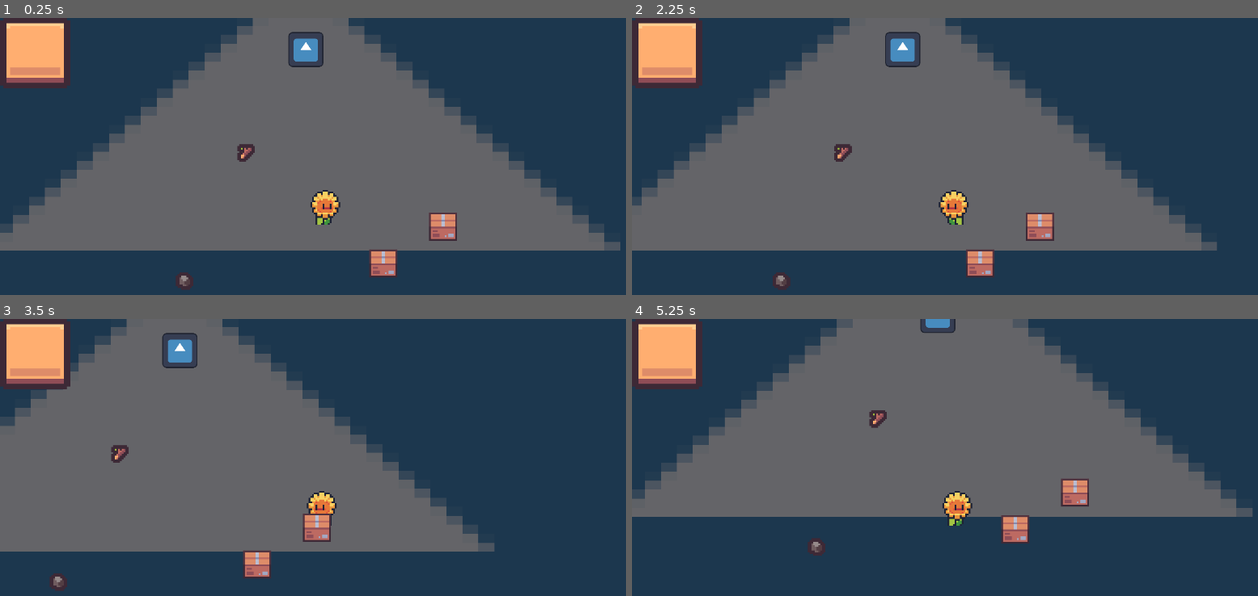
Above: before the commit, frames 1-4 (two rows, left to right).
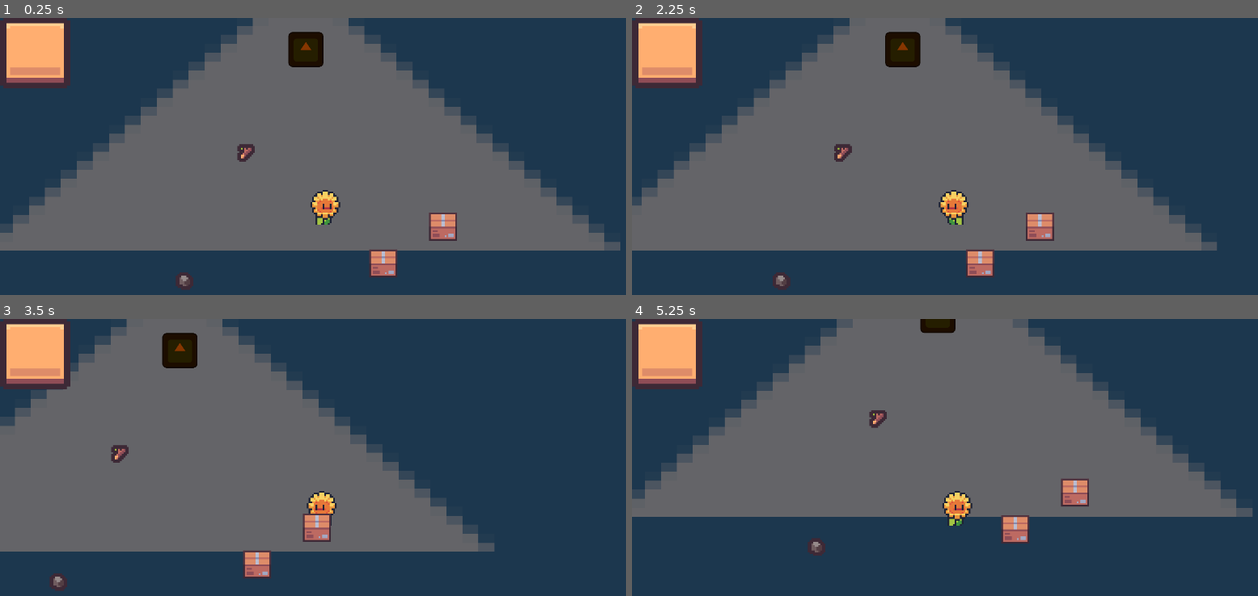
Above: after the commit, the same moments.

Repository: Alexoga9/Basura-Recolector
Game: Godot game, scene res://Escenarios/mundo.tscn
The game is run twice, just before and just after one commit, with the same random seed, the same clock (stepped at 60 frames per second) and the same inputs. The engine's default icon, where the game draws it, is replaced by a stand-in: a white triangle on a blue panel in a dark square. Sound files missing from this copy of the repository are replaced by a short silence.
Inputs (mouse positions are in pixels of both pictures, inside the frame that each line leads up to):
- Up to frame 1 (0.25 s): no input
- Up to frame 2 (2.25 s): tap Enter at 0.5, 2 s; drag from (1076, 225) to (813, 281) at 0.52 s; tap Space at 1.25 s; drag from (1013, 264) to (813, 281) at 1.27 s; move the mouse to (1020, 123) at 2.02 s; hold D (derecha) from 2.03 s (still down); tap Backspace at 2.1 s
- Up to frame 3 (3.5 s): release D (derecha) at 2.75 s; drag from (294, 584) to (118, 454) at 2.77 s
- Up to frame 4 (5.25 s): tap Space at 3.5, 3.77 s; move the mouse to (1151, 565) at 3.52 s; hold A (izquierda) 3.53-4.25 s; tap F at 3.6 s; drag from (763, 451) to (1076, 526) at 4.27 s; tap Enter at 5 s; move the mouse to (988, 507) at 5.02 s; hold S (abajo) from 5.03 s (still down); tap Z at 5.1 s; click (988, 507) at 5.17 s

The runs differ from the first frame. In frame 1, 0.7% of the frame differs, in the area x 46-52%, y 4-18%; in frame 2, 0.7%, in the area x 40-47%, y 4-18%; in frame 3, 0.7%; in frame 4, 0.3%.

Commit message:
Tienda
Empezado a hacer el tema de la tienda en la ui

Diff:
--- a/Entidades/Loot/loots/re_madera.tres
+++ b/Entidades/Loot/loots/re_madera.tres
@@ -1,12 +1,14 @@
 [gd_resource type="Resource" script_class="LootDefinicion" format=3 uid="uid://5k76mbciamak"]
 
 [ext_resource type="Script" uid="uid://dnu2r5yw53pto" path="res://Recursos/LootDefinicion.gd" id="1_hemhm"]
+[ext_resource type="AudioStream" uid="uid://dr7bho43atgf6" path="res://Assets/tornado audio.mp3" id="1_re0x1"]
 [ext_resource type="Texture2D" uid="uid://d0v6krou2ook8" path="res://Assets/Inventario/madera.png" id="2_re0x1"]
 
 [resource]
 script = ExtResource("1_hemhm")
 id = "madera"
 nombre = "madera"
+audio = ExtResource("1_re0x1")
 sprite = ExtResource("2_re0x1")
 cantidad_maxima = 2
 tipo_de_elemento = 1
--- a/Entidades/Loot/loots/rs_piedra.tres
+++ b/Entidades/Loot/loots/rs_piedra.tres
@@ -1,6 +1,6 @@
 [gd_resource type="Resource" script_class="LootDefinicion" format=3 uid="uid://dmky67t6umj3u"]
 
-[ext_resource type="PackedScene" uid="uid://cd6lygsc501ww" path="res://Entidades/Loot/Loot.tscn" id="1_hy68u"]
+[ext_resource type="AudioStream" uid="uid://dr7bho43atgf6" path="res://Assets/tornado audio.mp3" id="1_hy68u"]
 [ext_resource type="Script" uid="uid://dnu2r5yw53pto" path="res://Recursos/LootDefinicion.gd" id="2_tjehu"]
 [ext_resource type="Texture2D" uid="uid://d2w68k8llr4oi" path="res://Assets/Inventario/piedra.png" id="3_x1moo"]
 
@@ -8,8 +8,8 @@
 script = ExtResource("2_tjehu")
 id = "piedra"
 nombre = "piedra"
+audio = ExtResource("1_hy68u")
+sprite = ExtResource("3_x1moo")
+cantidad_maxima = 10
 valor = 1
-cantidad_maxima = 10
-escena = ExtResource("1_hy68u")
-sprite = ExtResource("3_x1moo")
 metadata/_custom_type_script = "uid://dnu2r5yw53pto"
--- /dev/null
+++ b/Entidades/Tienda/tienda.gd
@@ -0,0 +1,11 @@
+extends StaticBody2D
+
+
+func _on_trigger_jugador_body_entered(body):
+	if body.is_in_group("Jugador"):
+		pass # aqui se mostrara el menu de la tienda
+
+
+func _on_trigger_jugador_body_exited(body):
+	if body.is_in_group("Jugador"):
+		pass # aqui se cerrara el menu de la tienda
--- /dev/null
+++ b/Entidades/Tienda/tienda.tscn
@@ -0,0 +1,36 @@
+[gd_scene format=3 uid="uid://bujsrbbq0elhi"]
+
+[ext_resource type="Script" uid="uid://bai51lktwjuxh" path="res://Entidades/Tienda/tienda.gd" id="1_lvgju"]
+[ext_resource type="Texture2D" uid="uid://e7kokadv3aib" path="res://Assets/icon.svg" id="2_1ylso"]
+
+[sub_resource type="RectangleShape2D" id="RectangleShape2D_1wau7"]
+size = Vector2(19, 6)
+
+[sub_resource type="RectangleShape2D" id="RectangleShape2D_0bwxm"]
+size = Vector2(72, 60)
+
+[node name="Tienda" type="StaticBody2D" unique_id=578851082]
+collision_layer = 16
+collision_mask = 0
+script = ExtResource("1_lvgju")
+
+[node name="Sprite2D" type="Sprite2D" parent="." unique_id=1781763865]
+modulate = Color(0.5254902, 0.52156866, 0, 1)
+scale = Vector2(0.15625, 0.15625)
+texture = ExtResource("2_1ylso")
+
+[node name="CollisionShape2D" type="CollisionShape2D" parent="." unique_id=144946869]
+position = Vector2(0, 7)
+shape = SubResource("RectangleShape2D_1wau7")
+debug_color = Color(0.26880014, 0.2435346, 0.23927382, 0.41960785)
+
+[node name="Trigger Jugador" type="Area2D" parent="." unique_id=1733789509]
+collision_layer = 8
+collision_mask = 5
+
+[node name="CollisionShape2D" type="CollisionShape2D" parent="Trigger Jugador" unique_id=588954144]
+shape = SubResource("RectangleShape2D_0bwxm")
+debug_color = Color(0.4745098, 0.4509804, 0, 0.41960785)
+
+[connection signal="body_entered" from="Trigger Jugador" to="." method="_on_trigger_jugador_body_entered"]
+[connection signal="body_exited" from="Trigger Jugador" to="." method="_on_trigger_jugador_body_exited"]
--- a/Entidades/Trituradora/trituradora.tscn
+++ b/Entidades/Trituradora/trituradora.tscn
@@ -15,6 +15,7 @@
 script = ExtResource("1_we1hm")
 
 [node name="Sprite2D" type="Sprite2D" parent="." unique_id=1781763865]
+modulate = Color(0.52384555, 0.21306056, 9.62615e-08, 1)
 scale = Vector2(0.15625, 0.15625)
 texture = ExtResource("1_0bwxm")
 
@@ -29,5 +30,6 @@
 
 [node name="CollisionShape2D" type="CollisionShape2D" parent="Trigger Basura" unique_id=588954144]
 shape = SubResource("RectangleShape2D_0bwxm")
+debug_color = Color(0.4739082, 0.167575, 0, 0.41960785)
 
 [connection signal="body_entered" from="Trigger Basura" to="." method="_on_trigger_basura_body_entered"]
--- a/Escenarios/mundo.tscn
+++ b/Escenarios/mundo.tscn
@@ -15,6 +15,7 @@
 position = Vector2(583, 329.5)
 scale = Vector2(9.09375, 5.1328125)
 texture = ExtResource("1_lgngo")
+metadata/_edit_lock_ = true
 
 [node name="Jugador" parent="." unique_id=1030727379 instance=ExtResource("2_fw4w5")]
 position = Vector2(596, 315)
--- /dev/null
+++ b/UI/Tienda/tienda_ui.gd
@@ -0,0 +1,47 @@
+extends Control
+
+@export var precio_resistencia: int
+@export var precio_velocidadRecogida: int
+@export var precio_lanzamiento: int
+@export var precio_poderGolpe: int
+@export var precio_recuperacion: int
+@export var precio_rango: int
+
+
+# Called when the node enters the scene tree for the first time.
+func _ready():
+	pass # Replace with function body.
+
+
+# Called every frame. 'delta' is the elapsed time since the previous frame.
+func _process(delta):
+	pass
+
+
+func verificar_precio(precio:int):
+	if Dinero.dinero >= precio:
+		pass
+
+
+func _on_resistencia_de_energía_pressed():
+	verificar_precio(precio_resistencia)
+
+
+func _on_velocidad_de_recolección_pressed():
+	verificar_precio(precio_velocidadRecogida)
+
+
+func _on_poder_de_lanzamiento_pressed():
+	verificar_precio(precio_lanzamiento)
+
+
+func _on_poder_de_golpe_pressed():
+	verificar_precio(precio_poderGolpe)
+
+
+func _on_recuperación_de_energía_pressed():
+	verificar_precio(precio_recuperacion)
+
+
+func _on_rango_de_recogida_pressed():
+	verificar_precio(precio_rango)
--- /dev/null
+++ b/UI/Tienda/tienda_ui.tscn
@@ -0,0 +1,64 @@
+[gd_scene format=3 uid="uid://dkvpakp2qt8ii"]
+
+[ext_resource type="Script" uid="uid://culo1b5mj4hha" path="res://UI/Tienda/tienda_ui.gd" id="1_w7g51"]
+
+[node name="Tienda_UI" type="Control" unique_id=1496166086]
+layout_mode = 3
+anchors_preset = 15
+anchor_right = 1.0
+anchor_bottom = 1.0
+grow_horizontal = 2
+grow_vertical = 2
+script = ExtResource("1_w7g51")
+
+[node name="MarginContainer" type="MarginContainer" parent="." unique_id=511161932]
+layout_mode = 1
+anchors_preset = 15
+anchor_right = 1.0
+anchor_bottom = 1.0
+grow_horizontal = 2
+grow_vertical = 2
+theme_override_constants/margin_left = 50
+theme_override_constants/margin_top = 25
+theme_override_constants/margin_right = 50
+theme_override_constants/margin_bottom = 25
+
+[node name="VBoxContainer" type="VBoxContainer" parent="MarginContainer" unique_id=928642992]
+layout_mode = 2
+
+[node name="Resistencia de Energía" type="Button" parent="MarginContainer/VBoxContainer" unique_id=2129672191]
+layout_mode = 2
+size_flags_vertical = 3
+text = "Resistencia de Energía"
+
+[node name="Velocidad de recolección" type="Button" parent="MarginContainer/VBoxContainer" unique_id=2036280940]
+layout_mode = 2
+size_flags_vertical = 3
+text = "Velocidad de recolección"
+
+[node name="Poder de lanzamiento" type="Button" parent="MarginContainer/VBoxContainer" unique_id=1658290193]
+layout_mode = 2
+size_flags_vertical = 3
+text = "Poder de lanzamiento"
+
+[node name="Poder de golpe" type="Button" parent="MarginContainer/VBoxContainer" unique_id=78415026]
+layout_mode = 2
+size_flags_vertical = 3
+text = "poder de golpe"
+
+[node name="Recuperación de Energía" type="Button" parent="MarginContainer/VBoxContainer" unique_id=616082626]
+layout_mode = 2
+size_flags_vertical = 3
+text = "Recuperación de Energía"
+
+[node name="Rango de recogida" type="Button" parent="MarginContainer/VBoxContainer" unique_id=2094145845]
+layout_mode = 2
+size_flags_vertical = 3
+text = "Rango de recogida"
+
+[connection signal="pressed" from="MarginContainer/VBoxContainer/Resistencia de Energía" to="." method="_on_resistencia_de_energía_pressed"]
+[connection signal="pressed" from="MarginContainer/VBoxContainer/Velocidad de recolección" to="." method="_on_velocidad_de_recolección_pressed"]
+[connection signal="pressed" from="MarginContainer/VBoxContainer/Poder de lanzamiento" to="." method="_on_poder_de_lanzamiento_pressed"]
+[connection signal="pressed" from="MarginContainer/VBoxContainer/Poder de golpe" to="." method="_on_poder_de_golpe_pressed"]
+[connection signal="pressed" from="MarginContainer/VBoxContainer/Recuperación de Energía" to="." method="_on_recuperación_de_energía_pressed"]
+[connection signal="pressed" from="MarginContainer/VBoxContainer/Rango de recogida" to="." method="_on_rango_de_recogida_pressed"]
Not shown, added: Entidades/Tienda/tienda.gd.uid
Not shown, added: UI/Tienda/tienda_ui.gd.uid
